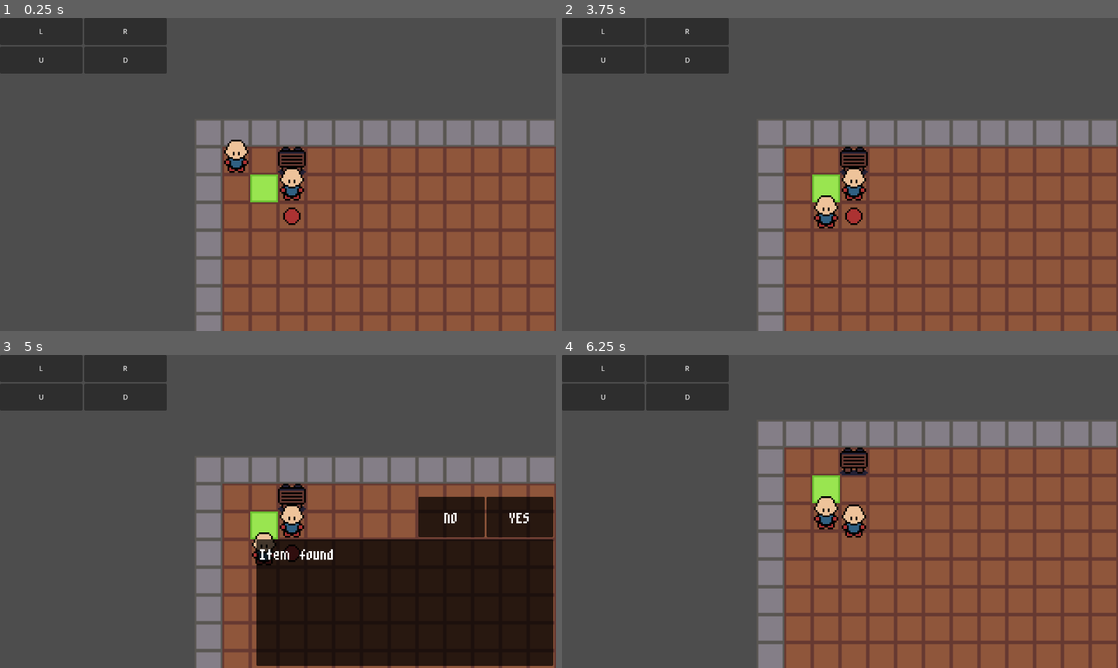
Above: before the commit, frames 1-4 (two rows, left to right).
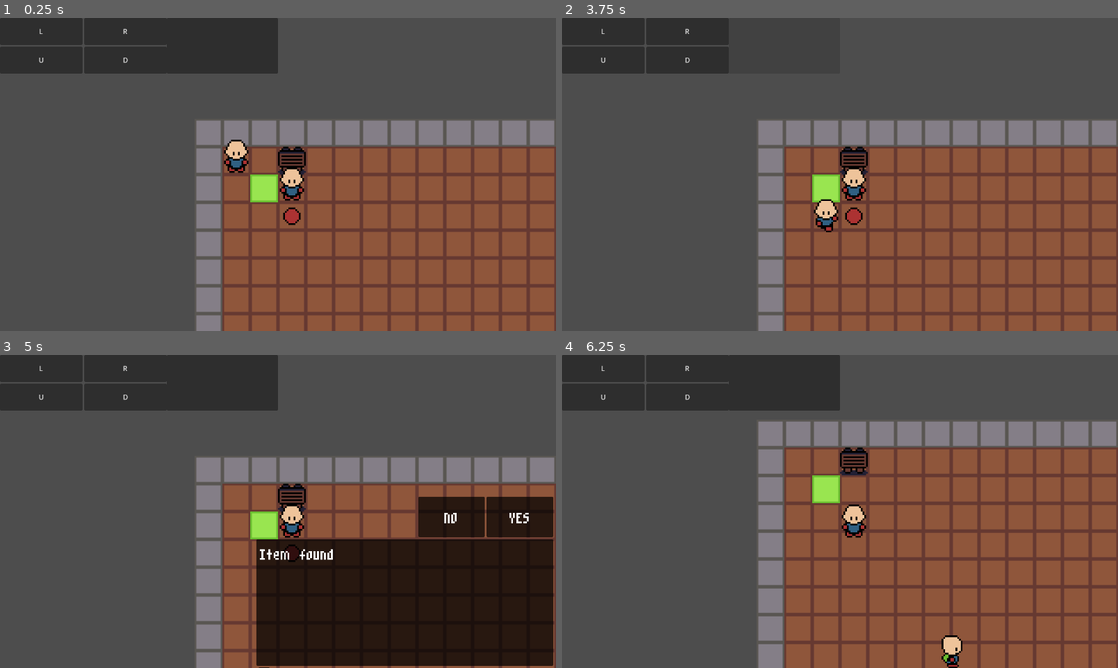
Above: after the commit, the same moments.

Repository: jevonsp/monster-tamer
Game: Godot game, scene res://main/main.tscn
The game is run twice, just before and just after one commit, with the same random seed, the same clock (stepped at 60 frames per second) and the same inputs.
Inputs (mouse positions are in pixels of both pictures, inside the frame that each line leads up to):
- Up to frame 1 (0.25 s): no input
- Up to frame 2 (3.75 s): click "L" at 0.5 s; click "R" at 1.25 s; click "U" at 2 s; click "D" at 2.75 s; click (784, 46) at 3.52 s
- Up to frame 3 (5 s): move the mouse to (400, 495) at 4.27 s; hold D (right) from 4.28 s (still down); hold Space (yes) from 4.28 s (still down); click (400, 495) at 4.42 s
- Up to frame 4 (6.25 s): release D (right) at 5 s; release Space (yes) at 5 s; click "YES" at 5 s; tap Enter at 5.75 s; move the mouse to (728, 527) at 5.77 s; hold S (down) from 5.78 s (still down); tap Shift at 5.85 s

The runs differ from the first frame. In frame 1, 3.6% of the frame differs, in the area x 30-50%, y 0-18%; in frame 2, 0.3%; in frame 3, 3.8%; in frame 4, 4.2%, in the area x 30-72%, y 0-100%.

Commit message:
NPC Walk Tiles

Diff:
--- a/world_objects/interactable/npc/npc.gd
+++ b/world_objects/interactable/npc/npc.gd
@@ -1,6 +1,7 @@
 @tool
 class_name NPC
 extends CharacterBody2D
+signal finished_walk_segment
 const TILE_SIZE: int = 16
 const WALK_SPEED := 4.0
 enum Direction {NONE, UP, DOWN, LEFT, RIGHT}
@@ -114,6 +115,12 @@
 		current_state = State.WALKING
 
 
+func walk_tiles(tiles: Array[Vector2]) -> void:
+	for tile in tiles:
+		await walk_to_tile(tile)
+		await finished_walk_segment
+
+
 func start_turning(new_facing_direction: Vector2) -> void:
 	animation_tree.set("parameters/Turn/blend_position", new_facing_direction)
 	animation_tree.set("parameters/Idle/blend_position", new_facing_direction)
@@ -167,6 +174,7 @@
 
 		current_state = State.IDLE
 		anim_state.travel("Idle")
+		finished_walk_segment.emit()
 		return
 
 	var dir_vec = (eventual_target_pos - global_position).normalized()
@@ -178,6 +186,7 @@
 	if not check_able_to_move(dir_vec):
 		current_state = State.IDLE
 		anim_state.travel("Idle")
+		finished_walk_segment.emit()
 
 
 func _on_left_pressed() -> void:
@@ -194,3 +203,10 @@
 
 func _on_down_pressed() -> void:
 	walk_to_tile(global_position + Vector2(0, TILE_SIZE * 2))
+
+
+func _on_button_pressed() -> void:
+	var tiles: Array[Vector2] = [
+		global_position + Vector2(0, TILE_SIZE * 5), global_position + Vector2(TILE_SIZE * 5, TILE_SIZE * 5)
+	]
+	walk_tiles(tiles)
--- a/world_objects/interactable/npc/npc.tscn
+++ b/world_objects/interactable/npc/npc.tscn
@@ -521,38 +521,47 @@
 
 [node name="CanvasLayer" type="CanvasLayer" parent="." unique_id=880382688]
 
-[node name="HBoxContainer" type="GridContainer" parent="CanvasLayer" unique_id=893009571]
+[node name="GridContainer" type="GridContainer" parent="CanvasLayer" unique_id=893009571]
 offset_right = 384.0
 offset_bottom = 128.0
 columns = 2
 
-[node name="Left" type="Button" parent="CanvasLayer/HBoxContainer" unique_id=247707689]
+[node name="Left" type="Button" parent="CanvasLayer/GridContainer" unique_id=247707689]
 custom_minimum_size = Vector2(124, 0)
 layout_mode = 2
 size_flags_horizontal = 3
 size_flags_vertical = 3
 text = "L"
 
-[node name="Right" type="Button" parent="CanvasLayer/HBoxContainer" unique_id=2056794253]
+[node name="Right" type="Button" parent="CanvasLayer/GridContainer" unique_id=2056794253]
 custom_minimum_size = Vector2(124, 0)
 layout_mode = 2
 size_flags_horizontal = 3
 size_flags_vertical = 3
 text = "R"
 
-[node name="Up" type="Button" parent="CanvasLayer/HBoxContainer" unique_id=1446077806]
+[node name="Up" type="Button" parent="CanvasLayer/GridContainer" unique_id=1446077806]
 custom_minimum_size = Vector2(124, 0)
 layout_mode = 2
 size_flags_horizontal = 3
 size_flags_vertical = 3
 text = "U"
 
-[node name="Down" type="Button" parent="CanvasLayer/HBoxContainer" unique_id=1473261508]
+[node name="Down" type="Button" parent="CanvasLayer/GridContainer" unique_id=1473261508]
 custom_minimum_size = Vector2(124, 0)
 layout_mode = 2
 size_flags_horizontal = 3
 size_flags_vertical = 3
 text = "D"
+
+[node name="HBoxContainer" type="HBoxContainer" parent="CanvasLayer" unique_id=1677720291]
+offset_left = 384.0
+offset_right = 640.0
+offset_bottom = 128.0
+
+[node name="Button" type="Button" parent="CanvasLayer/HBoxContainer" unique_id=181906863]
+layout_mode = 2
+size_flags_horizontal = 3
 
 [node name="CollisionShape2D" type="CollisionShape2D" parent="." unique_id=1494368532]
 position = Vector2(8, 8)
@@ -583,7 +592,8 @@
 hit_from_inside = true
 collide_with_areas = true
 
-[connection signal="pressed" from="CanvasLayer/HBoxContainer/Left" to="." method="_on_left_pressed"]
-[connection signal="pressed" from="CanvasLayer/HBoxContainer/Right" to="." method="_on_right_pressed"]
-[connection signal="pressed" from="CanvasLayer/HBoxContainer/Up" to="." method="_on_up_pressed"]
-[connection signal="pressed" from="CanvasLayer/HBoxContainer/Down" to="." method="_on_down_pressed"]
+[connection signal="pressed" from="CanvasLayer/GridContainer/Left" to="." method="_on_left_pressed"]
+[connection signal="pressed" from="CanvasLayer/GridContainer/Right" to="." method="_on_right_pressed"]
+[connection signal="pressed" from="CanvasLayer/GridContainer/Up" to="." method="_on_up_pressed"]
+[connection signal="pressed" from="CanvasLayer/GridContainer/Down" to="." method="_on_down_pressed"]
+[connection signal="pressed" from="CanvasLayer/HBoxContainer/Button" to="." method="_on_button_pressed"]
